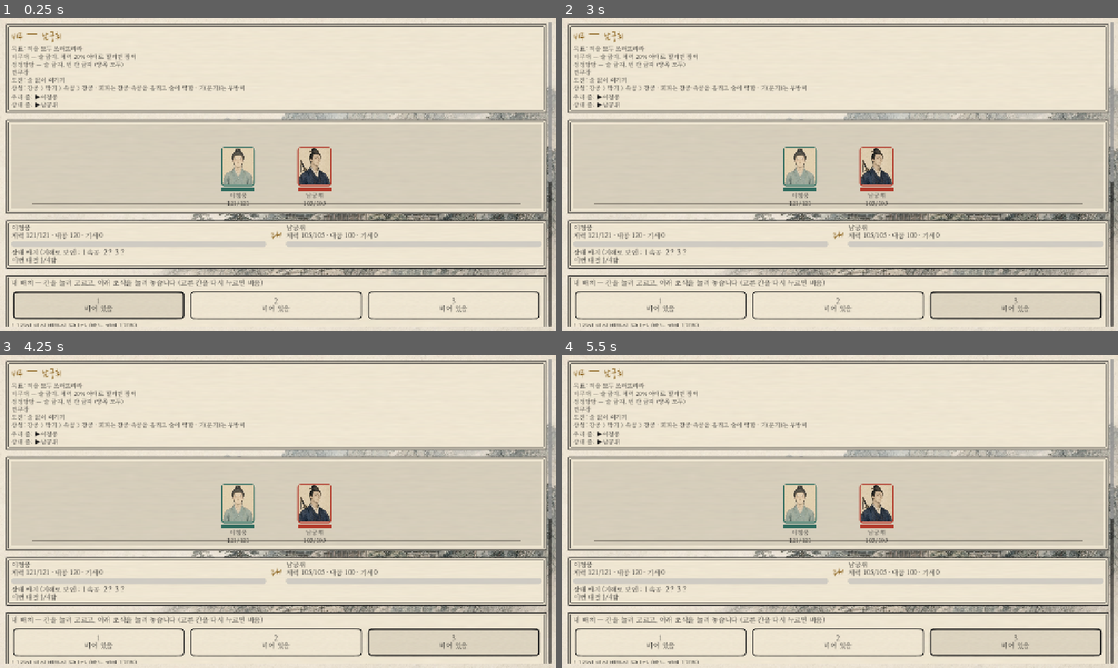
Above: before the commit, frames 1-4 (two rows, left to right).
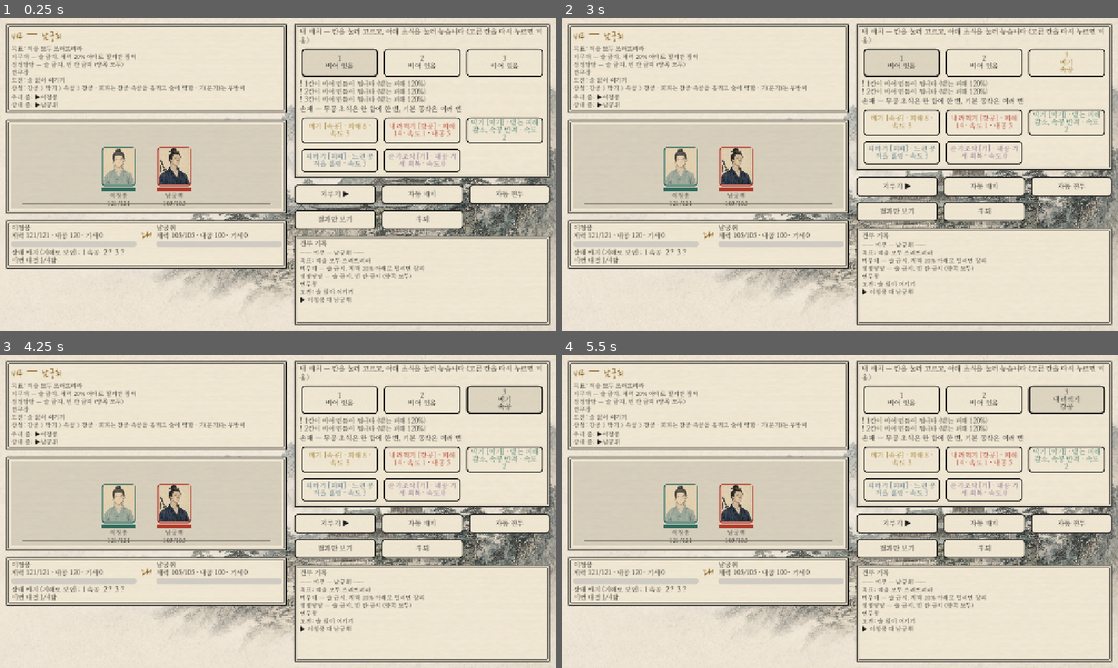
Above: after the commit, the same moments.

Repository: soulfactorx/StrongholdEmpire
Game: Godot game, scene res://scenes/Combat/combat_scene.tscn
The game is run twice, just before and just after one commit, with the same random seed, the same clock (stepped at 60 frames per second) and the same inputs. This scene is started directly instead of the project's main scene.
Inputs (mouse positions are in pixels of both pictures, inside the frame that each line leads up to):
- Up to frame 1 (0.25 s): no input
- Up to frame 2 (3 s): click "1 비어 있음" at 0.5 s; click "2 비어 있음" at 1.25 s; click "3 비어 있음" at 2 s; click (901, 130) at 2.75 s, where only the run after the commit has a clickable "베기 [속공] · 피해 8 · 속도 3"
- Up to frame 3 (4.25 s): click "3 비어 있음" (after the commit: "3 베기 속공") at 3.5 s
- Up to frame 4 (5.5 s): click (984, 458) at 4.25 s, where only the run after the commit has a clickable "내려찍기 [강공] · 피해 14 · 속도 1 · 내공…"; click "3 비어 있음" (after the commit: "3 내려찍기 강공") at 5 s

The runs differ from the first frame. In frame 1, 25% of the frame differs, in the area x 1-100%, y 1-99%; in frame 2, 24%; in frame 3, 24%; in frame 4, 24%.

Commit message:
비무 화면 PC(가로) 두 칸 배치: 한 화면에 보이게
- 가로 화면에서 왼쪽은 상황(머리말·무대·대결 정보), 오른쪽은 조작(배치 칸·손패·버튼·전투 기록)으로 나눈다
- 칸마다 따로 스크롤되고, 오른쪽 전투 기록이 남는 높이를 채운다
- 여럿과 싸울 때 상대·동료 목록을 두 사람씩 나란히 놓고, 게이지·예고 줄을 목록 위로 올림
- 세로(휴대폰) 화면은 지금처럼 한 줄로 쌓는다
- 시험: 가로 대결에서 겨루기·손패·상대 배치·기록이 스크롤 없이 한 화면 안, 세로는 한 줄

Co-Authored-By: Claude Opus 5.5 <noreply@anthropic.com>
Claude-Session: https://claude.ai/code/session_01XbdTiwmV8RT66UTYn7Aesn

Diff:
--- a/scripts/Combat/duel_controller.gd
+++ b/scripts/Combat/duel_controller.gd
@@ -91,14 +91,22 @@
 	for side in ["left", "right", "top", "bottom"]:
 		margin.add_theme_constant_override("margin_" + side, 10)
 	add_child(margin)
-	var scroll := ScrollContainer.new()
-	scroll.horizontal_scroll_mode = ScrollContainer.SCROLL_MODE_DISABLED
-	margin.add_child(scroll)
-	_main_scroll = scroll
-	var root := VBoxContainer.new()
-	root.size_flags_horizontal = Control.SIZE_EXPAND_FILL
-	root.add_theme_constant_override("separation", 8)
-	scroll.add_child(root)
+	# 세로(휴대폰)는 한 줄로 쌓아 스크롤한다. 가로(PC)는 한눈에 보이게 두 칸으로 나눈다:
+	# 왼쪽은 상황(머리말·무대·상대), 오른쪽은 조작(배치·손패·버튼·기록). 칸마다 따로 스크롤된다.
+	var root: VBoxContainer
+	var side: VBoxContainer
+	if LayoutMode.is_portrait():
+		root = _column(margin)
+		side = root
+	else:
+		var columns := HBoxContainer.new()
+		columns.name = "Columns"
+		columns.add_theme_constant_override("separation", 10)
+		margin.add_child(columns)
+		root = _column(columns, 1.1)
+		side = _column(columns, 1.0)
+		side.name = "ControlColumn"
+	_main_scroll = root.get_parent()
 
 	# 결과는 맨 위 패널에 (끝나면 보인다)
 	var result_box := _panel(root)
@@ -144,17 +152,18 @@
 	foe_portrait = _portrait(right)
 	foe_label = _label(right, 15)
 	foe_bar = _bar(right)
+	# 게이지·예고는 사람 목록보다 먼저 (여럿일 때 목록이 길어도 보이게)
+	intent_label = _label(versus, 15)
 	squad_box = VBoxContainer.new()
 	squad_box.name = "SquadBox"
 	squad_box.add_theme_constant_override("separation", 6)
 	versus.add_child(squad_box)
-	intent_label = _label(versus, 15)
 	event_label = _label(versus, 16)
 	event_label.name = "EventLabel"
 	event_label.add_theme_color_override("font_color", Color("#8a5a12"))
 
 	# 내 칸과 손패
-	var board := _panel(root)
+	var board := _panel(side)
 	var slot_title := _label(board, 16)
 	slot_title.text = "내 배치 — 칸을 눌러 고르고, 아래 초식을 눌러 놓습니다 (고른 칸을 다시 누르면 비움)"
 	if not engine.is_single():
@@ -178,7 +187,7 @@
 	actions.columns = 2 if LayoutMode.is_portrait() else 3
 	actions.add_theme_constant_override("h_separation", 6)
 	actions.add_theme_constant_override("v_separation", 6)
-	root.add_child(actions)
+	side.add_child(actions)
 	fight_button = _button(actions, "겨루기 ▶", _on_fight_pressed)
 	fight_button.name = "FightButton"
 	auto_fill_button = _button(actions, "자동 배치", auto_fill)
@@ -193,12 +202,18 @@
 	back_button = _button(actions, "후퇴", _on_back_pressed)
 	back_button.name = "BackButton"
 
-	var log_panel := _panel(root)
+	var log_panel := _panel(side)
 	var log_title := _label(log_panel, 15)
 	log_title.text = "전투 기록"
 	log_scroll = ScrollContainer.new()
 	log_scroll.custom_minimum_size = Vector2(0, 260)
 	log_scroll.horizontal_scroll_mode = ScrollContainer.SCROLL_MODE_DISABLED
+	if side != root:
+		# 오른쪽 칸에서는 남는 높이를 기록이 채운다
+		log_scroll.custom_minimum_size = Vector2(0, 120)
+		log_scroll.size_flags_vertical = Control.SIZE_EXPAND_FILL
+		log_panel.size_flags_vertical = Control.SIZE_EXPAND_FILL
+		log_panel.get_parent().size_flags_vertical = Control.SIZE_EXPAND_FILL
 	log_panel.add_child(log_scroll)
 	log_label = Label.new()
 	log_label.autowrap_mode = TextServer.AUTOWRAP_WORD_SMART
@@ -311,6 +326,22 @@
 	pulse.tween_interval(0.35)
 	pulse.tween_property(result_title, "scale", Vector2(1.15, 1.15), 0.15)
 	pulse.tween_property(result_title, "scale", Vector2.ONE, 0.2)
+
+
+## 세로로 스크롤되는 칸 하나 (ScrollContainer 안의 VBox). ratio는 가로로 나눌 때의 폭 비율
+func _column(parent: Control, ratio: float = 1.0) -> VBoxContainer:
+	var scroll := ScrollContainer.new()
+	scroll.horizontal_scroll_mode = ScrollContainer.SCROLL_MODE_DISABLED
+	scroll.size_flags_horizontal = Control.SIZE_EXPAND_FILL
+	scroll.size_flags_stretch_ratio = ratio
+	parent.add_child(scroll)
+	var box := VBoxContainer.new()
+	box.size_flags_horizontal = Control.SIZE_EXPAND_FILL
+	# 내용이 짧으면 칸 높이만큼 늘어나 마지막 판(기록)이 남는 자리를 채운다
+	box.size_flags_vertical = Control.SIZE_EXPAND_FILL
+	box.add_theme_constant_override("separation", 8)
+	scroll.add_child(box)
+	return box
 
 
 func _panel(parent: Control) -> VBoxContainer:
@@ -476,6 +507,8 @@
 	var target: CombatUnit = engine.target_of(maxi(0, selected_slot))
 	var title := _label(squad_box, 15)
 	title.text = "상대 — 눌러서 %d칸의 상대로 정하기" % (maxi(0, selected_slot) + 1)
+	# 가로 화면에서는 두 사람씩 나란히 놓아 왼쪽 칸이 길어지지 않게 한다
+	var foe_grid := _squad_grid()
 	var foes: Array[CombatUnit] = engine.active_foes()
 	for i in foes.size():
 		var foe: CombatUnit = foes[i]
@@ -484,6 +517,7 @@
 		button.toggle_mode = true
 		button.set_pressed_no_signal(foe == target)
 		button.custom_minimum_size = Vector2(0, 64)
+		button.size_flags_horizontal = Control.SIZE_EXPAND_FILL
 		button.alignment = HORIZONTAL_ALIGNMENT_LEFT
 		button.autowrap_mode = TextServer.AUTOWRAP_WORD_SMART
 		button.icon = _portrait_of(foe)
@@ -497,15 +531,17 @@
 		button.disabled = not engine.is_standing(foe) or engine.over
 		button.pressed.connect(choose_target.bind(foe))
 		_UiTheme.style_button(button)
-		squad_box.add_child(button)
+		foe_grid.add_child(button)
 	var ours := _label(squad_box, 15)
 	ours.text = "우리 쪽"
+	var friend_grid := _squad_grid()
 	var friends: Array[CombatUnit] = engine.active_friends()
 	for i in friends.size():
 		var unit: CombatUnit = friends[i]
 		var row := HBoxContainer.new()
 		row.add_theme_constant_override("separation", 6)
-		squad_box.add_child(row)
+		row.size_flags_horizontal = Control.SIZE_EXPAND_FILL
+		friend_grid.add_child(row)
 		_portrait(row, Vector2(44, 56)).texture = _portrait_of(unit)
 		var label := _label(row, 14)
 		label.text = _unit_text(unit) + ("" if unit.front or engine.format != "formation" else " (뒷줄)")
@@ -518,6 +554,15 @@
 			order.pressed.connect(cycle_order.bind(unit))
 			_UiTheme.style_button(order)
 			row.add_child(order)
+
+
+func _squad_grid() -> GridContainer:
+	var grid := GridContainer.new()
+	grid.columns = 1 if LayoutMode.is_portrait() else 2
+	grid.add_theme_constant_override("h_separation", 6)
+	grid.add_theme_constant_override("v_separation", 6)
+	squad_box.add_child(grid)
+	return grid
 
 
 ## 초상화: 주인공은 주인공 초상화, 인물은 그 인물, 그림이 없는 제자 등은 신분 초상화
--- a/scripts/Tests/test_combat.gd
+++ b/scripts/Tests/test_combat.gd
@@ -905,13 +905,13 @@
 	await process_frame
 	await process_frame
 	var c: Node = current_scene
-	_check(c.squad_box.visible and not c.versus_row.visible and c.squad_box.has_node("Foe_2"), "여럿: 사람 목록과 상대 버튼")
+	_check(c.squad_box.visible and not c.versus_row.visible and c.squad_box.find_child("Foe_2", true, false) != null, "여럿: 사람 목록과 상대 버튼")
 	_check(c.goal_label.text.contains("진형") and c.goal_label.text.contains("도전"), "형식·도전 안내")
 	var small: Array = c.find_children("*", "Button", true, false).filter(func(b: Button) -> bool: return b.visible and b.get_combined_minimum_size().y < 48)
 	_check(small.is_empty(), "여럿 화면 버튼도 48px 이상")
 	c.select_slot(1)
 	var foe: CombatUnit = c.engine.active_foes()[1]
-	c.squad_box.get_node("Foe_1").pressed.emit()
+	c.squad_box.find_child("Foe_1", true, false).pressed.emit()
 	_check(c.engine.target_of(1) == foe and c.slot_row.get_node("Slot1").text.contains(foe.display_name), "상대를 눌러 고른 칸의 상대로")
 	var ally: CombatUnit = c.engine.active_friends().filter(func(u: CombatUnit) -> bool: return not u.is_player)[0]
 	var order_button: Button = c.squad_box.find_child("Order_*", true, false)
--- a/scripts/Tests/test_ui.gd
+++ b/scripts/Tests/test_ui.gd
@@ -566,11 +566,27 @@
 	var c: Node = current_scene
 	_check(c.hand_grid.columns == 2, "세로 대결: 손패 두 줄")
 	_check(c.hand_grid.get_combined_minimum_size().x <= LayoutMode.PORTRAIT_SIZE.x and c.slot_row.get_combined_minimum_size().x <= LayoutMode.PORTRAIT_SIZE.x, "세로 대결: 칸·손패가 화면 폭 안")
+	_check(c.find_child("Columns", true, false) == null, "세로 대결: 한 줄로 쌓음")
 	c.leave_combat()
 	await process_frame
 	await process_frame
 	GameSettings.set_and_save("layout_mode", LayoutMode.Mode.AUTO, tree)
 	_check(not LayoutMode.is_portrait() and root.content_scale_size == LayoutMode.LANDSCAPE_SIZE, "자동으로 돌리면 가로")
+	# 가로 대결: 왼쪽은 상황, 오른쪽은 조작. 한 사람과 겨룰 때는 스크롤 없이 한 화면에 보인다
+	gm.start_combat(CombatManager.create_sparring(gm.player_character))
+	await process_frame
+	await process_frame
+	await process_frame
+	c = current_scene
+	var control_column: Node = c.find_child("ControlColumn", true, false)
+	_check(control_column != null and control_column.is_ancestor_of(c.hand_grid) and control_column.is_ancestor_of(c.fight_button)
+		and control_column.is_ancestor_of(c.log_scroll) and not control_column.is_ancestor_of(c.stage), "가로 대결: 배치·손패·버튼·기록은 오른쪽, 무대는 왼쪽")
+	var screen := Rect2(Vector2.ZERO, Vector2(LayoutMode.LANDSCAPE_SIZE))
+	_check(screen.encloses(c.fight_button.get_global_rect()) and screen.encloses(c.hand_grid.get_global_rect())
+		and screen.encloses(c.intent_label.get_global_rect()) and c.log_scroll.size.y >= 100, "가로 대결: 겨루기·손패·상대 배치·기록이 스크롤 없이 한 화면에")
+	c.leave_combat()
+	await process_frame
+	await process_frame
 	SceneRouter.goto(tree, SceneRouter.MAIN_MENU)
 	await process_frame
 	_completed["_test_portrait_layout"] = true
